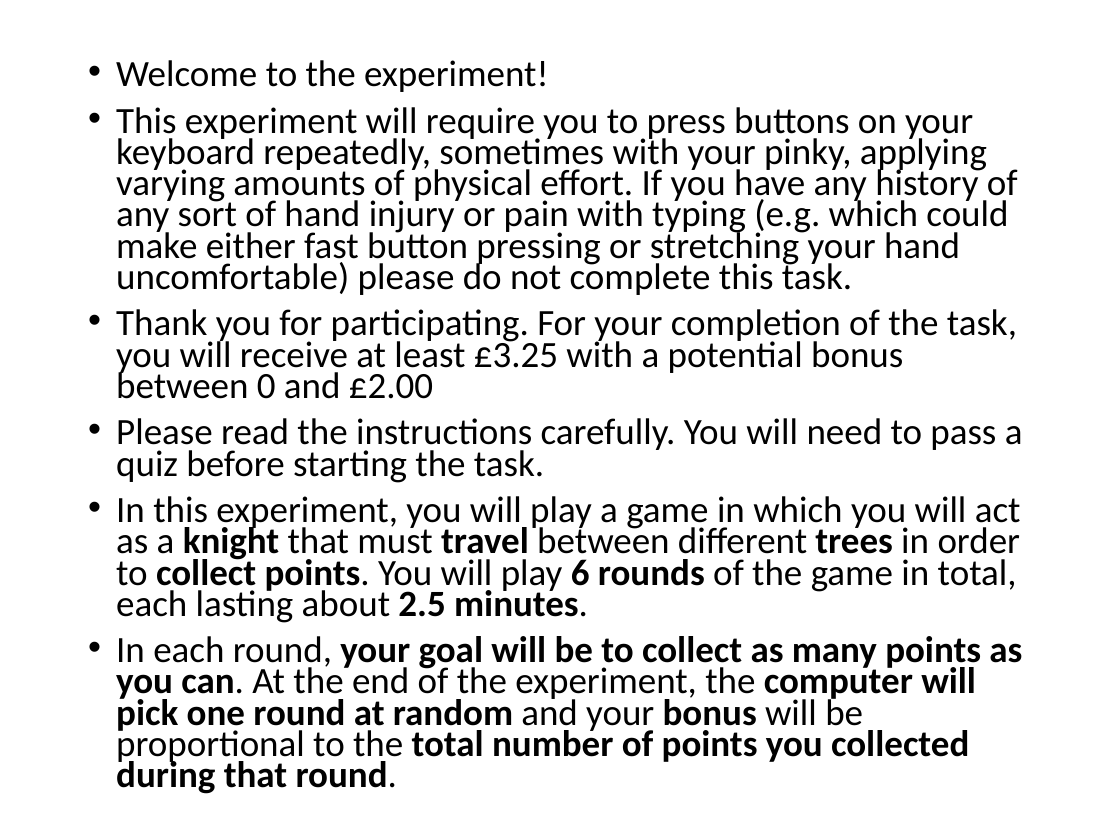
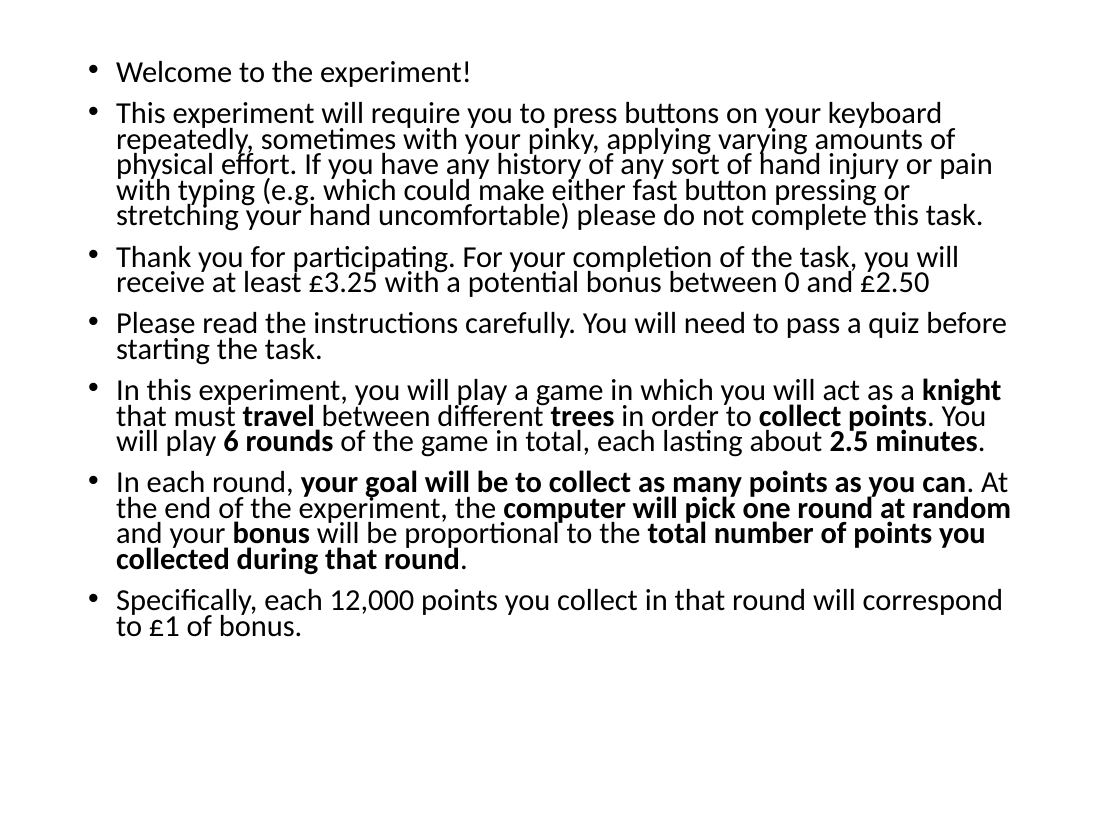
Before and after one commit to evanrussek/forage_jsp, a slide deck: slide 1 of public/ver_4/Stimuli/forage_instructions.pptx. Drawn at 1120x840 pixels with LibreOffice and Linux fonts; fonts in the diff are those of the drawing. Boxes give left, top, right and bottom in pixels: in the first picture for what was removed or moved away, otherwise in the second. Text is boxed around its words. In the diff, an @@ line names an element or a change of style, - is before the commit and + after.

```diff
--- a/public/ver_4/Stimuli/forage_instructions.pptx
+++ b/public/ver_4/Stimuli/forage_instructions.pptx
@@ text at [116,61,1011,574]: size 23.8 to 19.6 pt in "Welcome to the experiment!", "This experiment will require you to press ...", "Please read the instructions carefully. You will ...", "In this experiment, you will play a ..." and 1 more places @@
@@ text at [116,246,960,297]: text changed; size 23.8 to 19.6 pt @@
-• Thank you for participating. For your completion of the task, you will receive at least £3.25 with a potential bonus between 0 and £2.00
+• Thank you for participating. For your completion of the task, you will receive at least £3.25 with a potential bonus between 0 and £2.50
@@ text at [116,589,1003,637]: paragraph added @@
+• Specifically, each 12,000 points you collect in that round will correspond to £1 of bonus.
```
Also in this commit, not shown: 6 other files.
